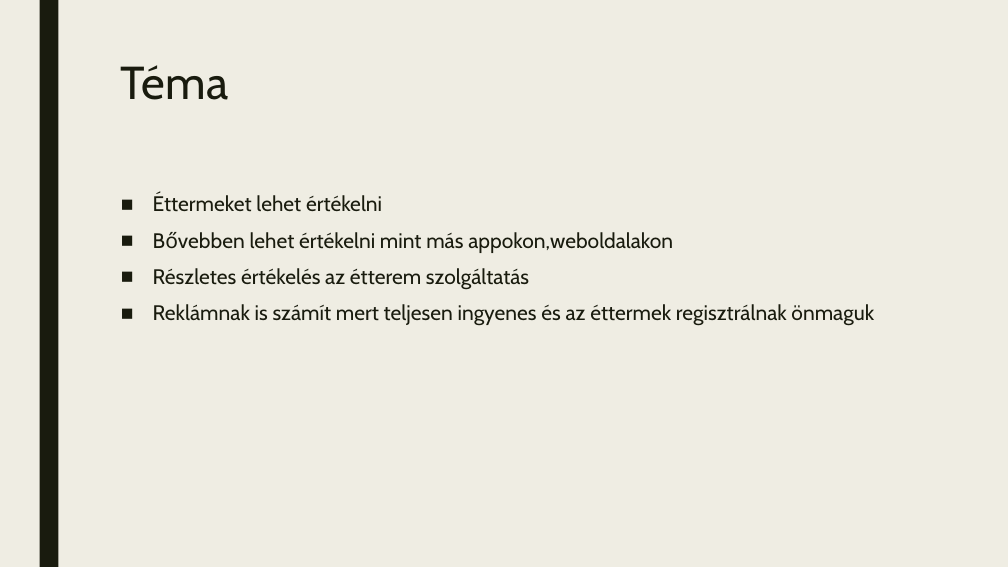
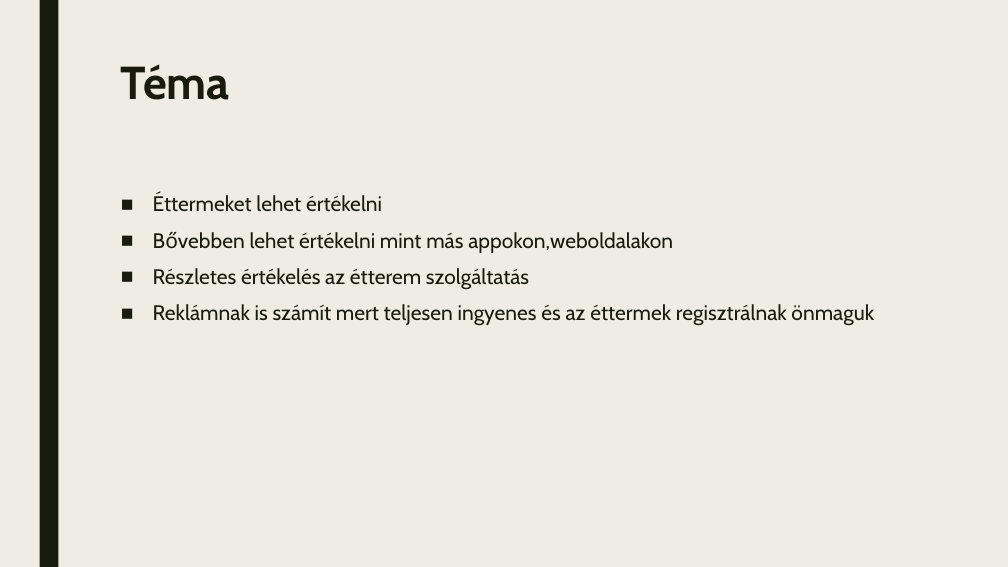
Before and after one commit to Petya6666/ResRater, a slide deck: slide 2 of adatbazis/resrater_adatbazis.pptx. Drawn at 1008x567 pixels with LibreOffice and Linux fonts; fonts in the diff are those of the drawing. Boxes give left, top, right and bottom in pixels: in the first picture for what was removed or moved away, otherwise in the second. Text is boxed around its words. In the diff, an @@ line names an element or a change of style, - is before the commit and + after.

```diff
--- a/adatbazis/resrater_adatbazis.pptx
+++ b/adatbazis/resrater_adatbazis.pptx
@@ title "Téma" at (121, 64, 230, 100): bold on @@
```
Also in this commit, not shown: 4 other slides changed, 1 slide added.
